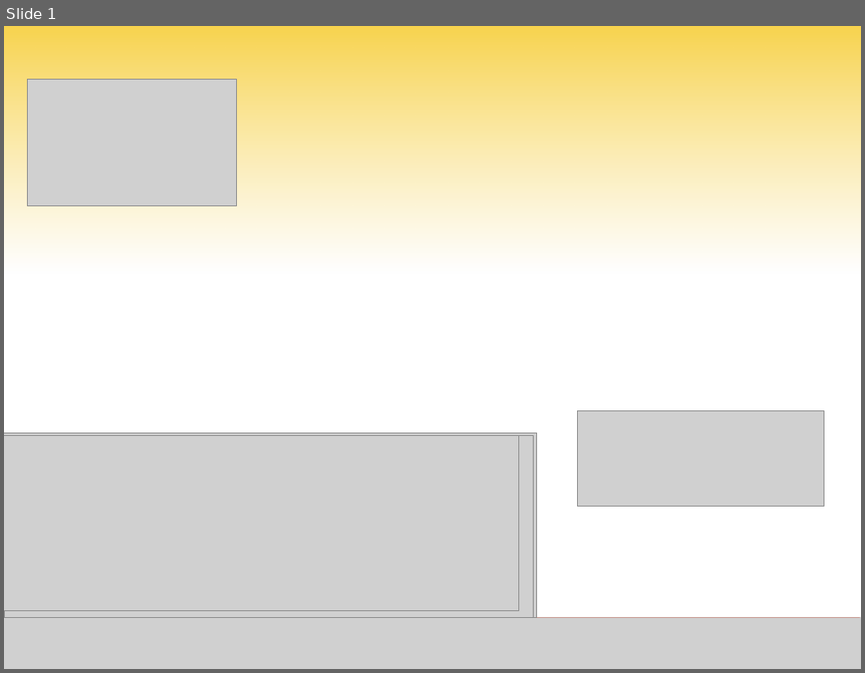
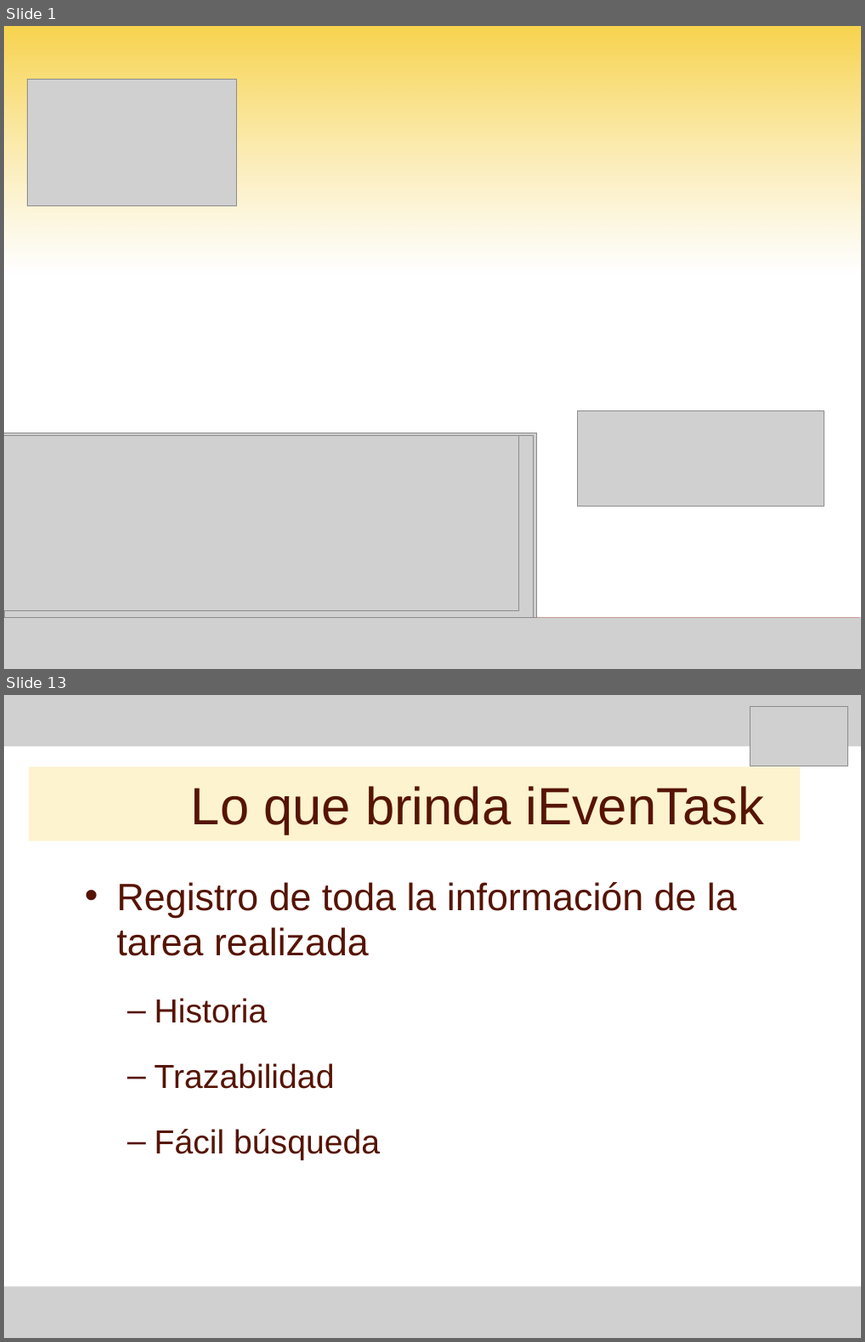
Before and after one commit to Letractively/proyunlam, a slide deck: Documentacion/97 - Exposicion/Presentacion producto.ppt. Shown one above the other, each under a label of ours: slide 1 before the commit, slides 1 and 13 after it; the slides between them are not shown. The pictures are 865x673 and 865x1342 pixels, drawn with LibreOffice and Linux fonts; fonts in the diff are those of the drawing; grey boxes stand for pictures. Boxes give left, top, right and bottom in pixels: in the first picture for what was removed or moved away, otherwise in the second. Text is boxed around its words. In the diff, an @@ line names an element or a change of style, - is before the commit and + after.

```diff
--- a/Documentacion/97 - Exposicion/Presentacion producto.ppt
+++ b/Documentacion/97 - Exposicion/Presentacion producto.ppt
@@ slide 13 added at (4, 695, 861, 1338), background #FFFFFF @@
@@ picture added at (4, 695, 861, 746) @@
@@ picture added at (749, 707, 847, 766) @@
@@ title added at (29, 767, 800, 841), fill #FBE389 at 40% opacity, 44 pt, text #561403 @@
+Lo que brinda iEvenTask
@@ text added at (117, 882, 737, 1160), 32 pt, text #561403 @@
+• Registro de toda la información de la tarea realizada
+  – Historia
+  – Trazabilidad
+  – Fácil búsqueda
@@ picture added at (4, 1287, 861, 1338) @@
```
Also in this commit, not shown: 12 other slides added.
